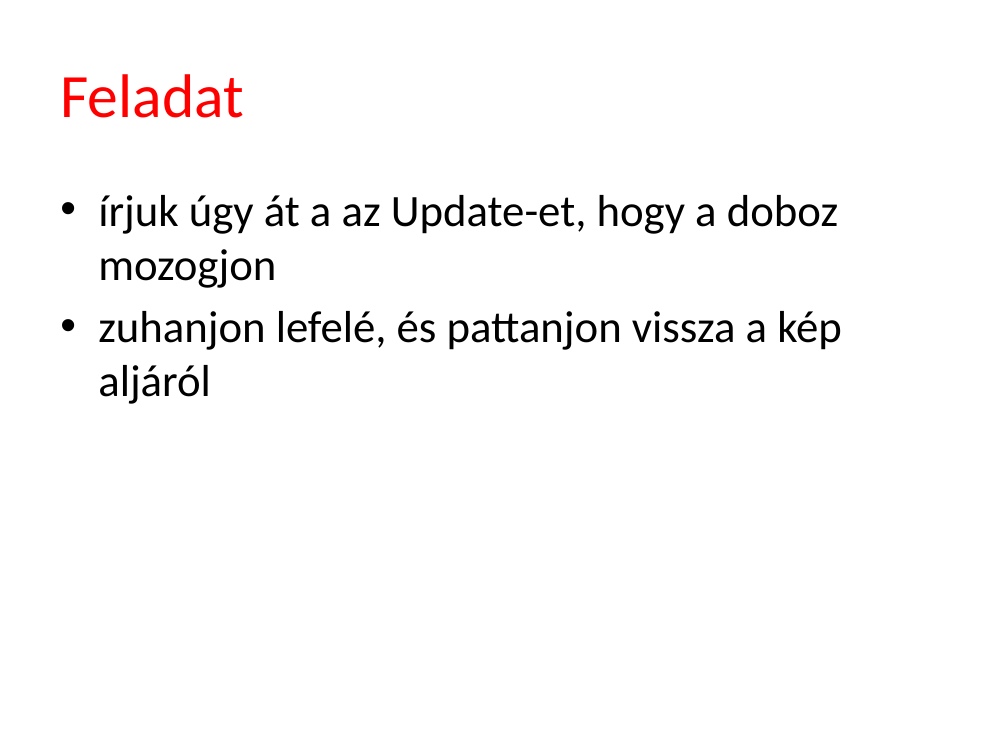
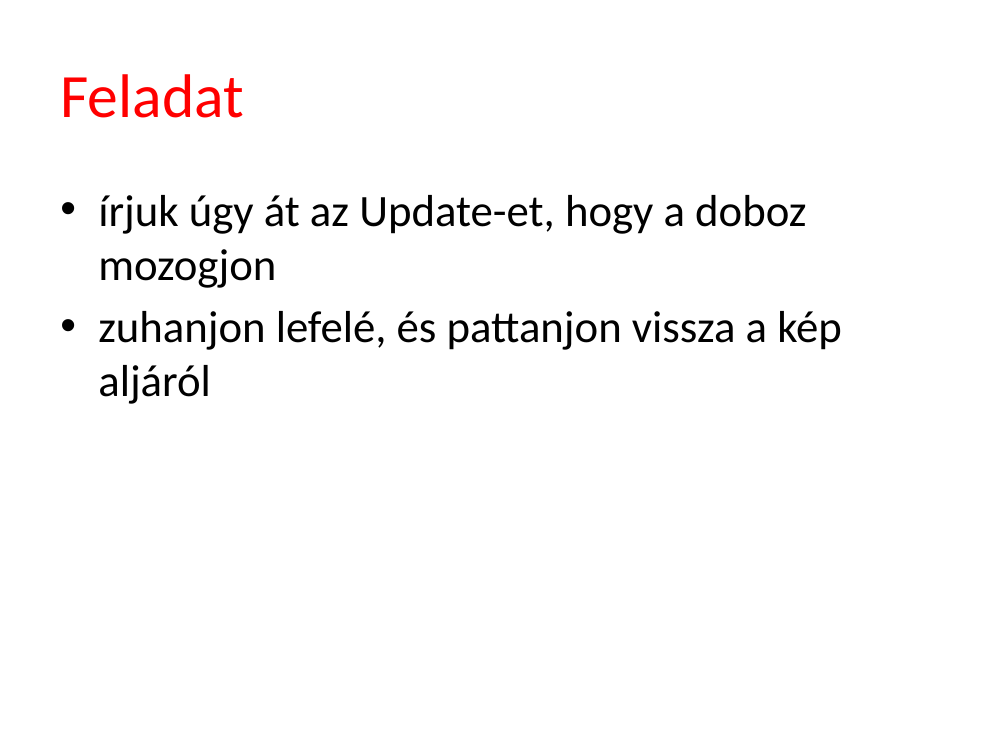
Before and after one commit to szecsi/dx12, a slide deck: slide 22 of Slides/ggl002-Libraries.pptx. Drawn at 1008x756 pixels with LibreOffice and Linux fonts; fonts in the diff are those of the drawing; background and template pictures are left out. Boxes give left, top, right and bottom in pixels: in the first picture for what was removed or moved away, otherwise in the second. Text is boxed around its words. In the diff, an @@ line names an element or a change of style, - is before the commit and + after.

```diff
--- a/Slides/ggl002-Libraries.pptx
+++ b/Slides/ggl002-Libraries.pptx
@@ text at (98,195,806,288): text changed @@
-• írjuk úgy át a az Update-et, hogy a doboz mozogjon
+• írjuk úgy át az Update-et, hogy a doboz mozogjon
```
Also in this commit, not shown: 16 other files.
